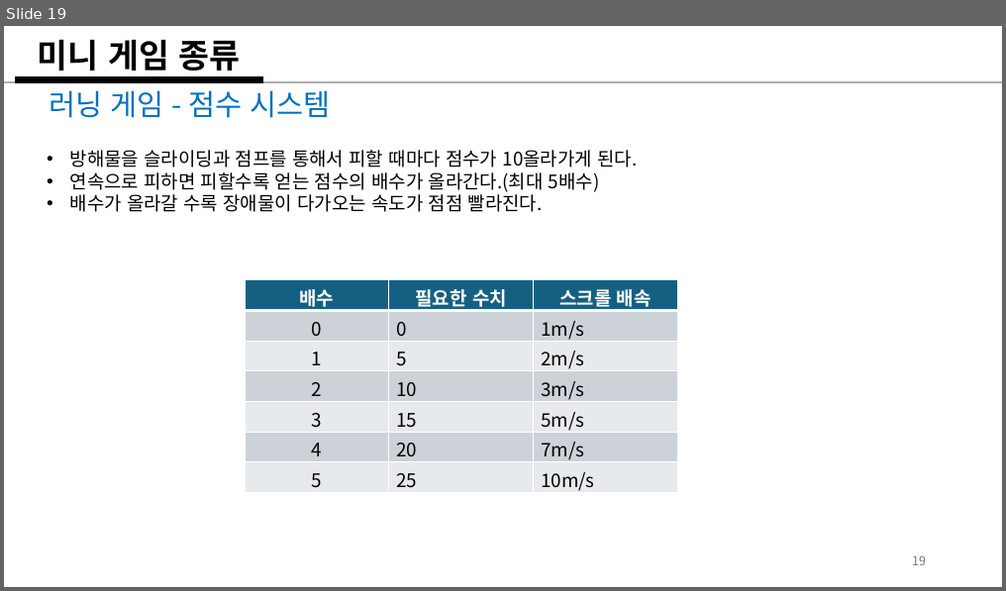
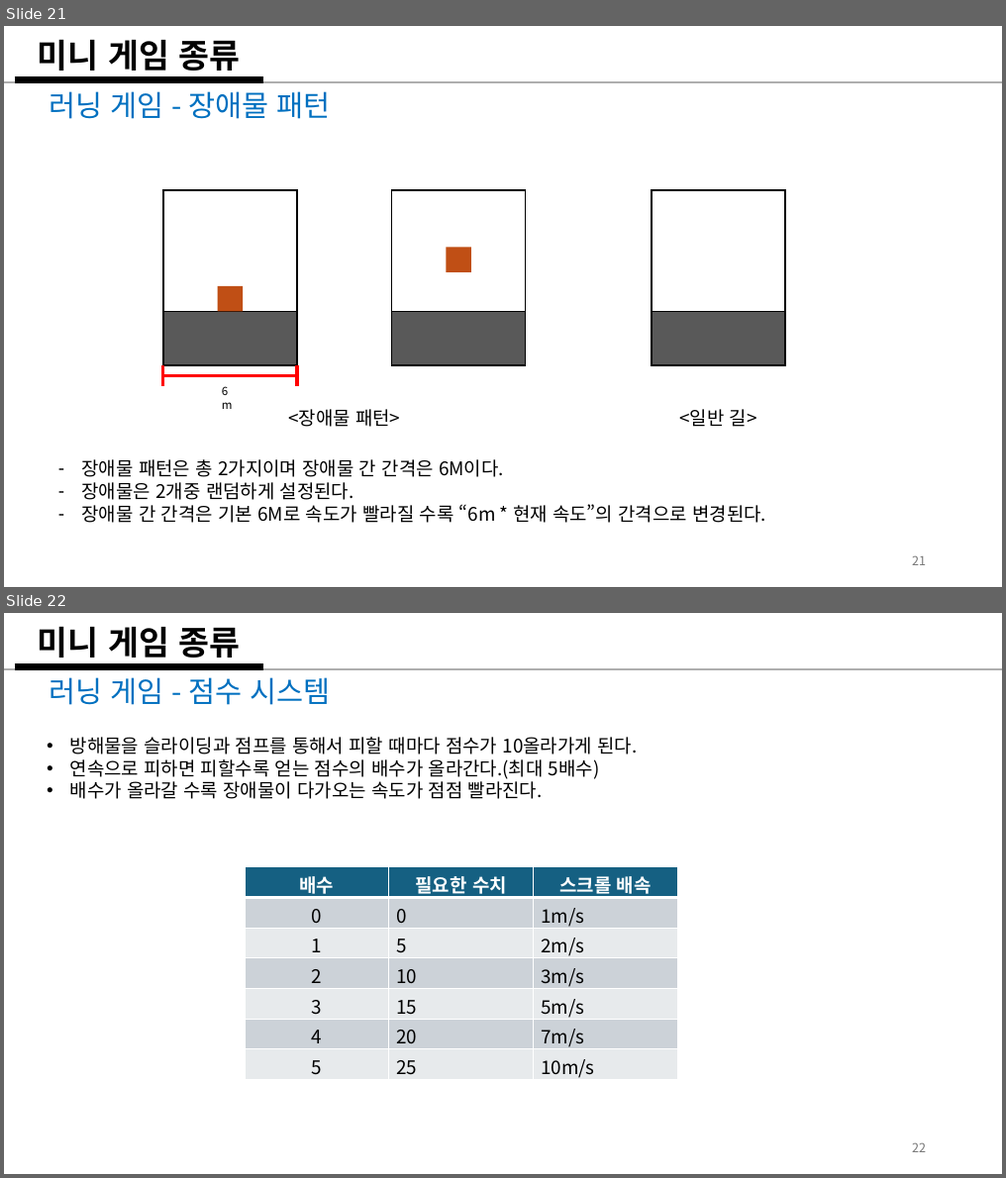
Before and after one commit to weariness00/Mandle_10Minute_Game, a slide deck: document/Please Leave me alone!.pptx. Shown one above the other, each under a label of ours: slide 19 before the commit, slides 21 and 22 after it. The pictures are 1006x591 and 1006x1178 pixels, drawn with LibreOffice and Linux fonts; fonts in the diff are those of the drawing. Boxes give left, top, right and bottom in pixels: in the first picture for what was removed or moved away, otherwise in the second. Text is boxed around its words. In the diff, an @@ line names an element or a change of style, - is before the commit and + after.

Commit message:
20250203_기획서_update
- 장애물 설명 추가

```diff
--- a/document/Please Leave me alone!.pptx
+++ b/document/Please Leave me alone!.pptx
@@ slide 21 added at <box>4,26,1002,587</box>, background #FFFFFF @@
@@ title added at <box>38,39,240,77</box>, 32 pt, text #000000, bold @@
+미니 게임 종류
@@ line added from (4, 82) to (1002, 82), #AEAEAE 1.5 pt @@
@@ line added from (15, 79) to (263, 79), #000000 6 pt @@
@@ text added at <box>49,91,330,119</box>, 28 pt, text #0070C0 @@
+러닝 게임 - 장애물 패턴
@@ rectangle added at <box>651,190,785,366</box>, fill #FFFFFF, outline #000000 1.5 pt @@
@@ rectangle added at <box>651,312,785,366</box>, fill #595959, outline #000000 1.5 pt @@
@@ text added at <box>288,409,400,427</box>, 18 pt, text #000000 @@
+<장애물 패턴>
@@ text added at <box>679,409,757,427</box>, 18 pt, text #000000 @@
+<일반 길>
@@ text added at <box>82,460,766,523</box>, 18 pt, text #000000 @@
+– 장애물 패턴은 총 2가지이며 장애물 간 간격은 6M이다.
+– 장애물은 2개중 랜덤하게 설정된다.
+– 장애물 간 간격은 기본 6M로 속도가 빨라질 수록 “6m * 현재 속도”의 간격으로 변경된다.
@@ group added at <box>163,190,526,522</box>: 6 rectangles, 3 lines, 1 text @@
+6m
@@ page number added at <box>912,556,926,566</box>, 12 pt, text #797979 @@
+21
@@ what was slide 19 is now slide 22 @@
@@ page number at <box>912,1143,926,1153</box>: text changed @@
-19
+22
```
Also in this commit, not shown: 4 slides changed, 3 other slides added.
